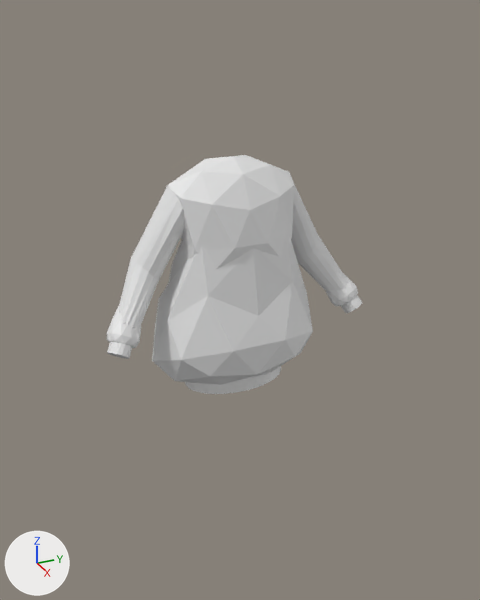
One commit to the Blender file assets/meshes/Player.blend: the scene before it, then after it.
The view is the same before and after, from a 50 mm camera at (3.08, -1.45, 1.85) aimed at (-0.28, 0.06, 0.17). The lights are fixed; the arrows at lower left show +X, +Y and +Z.

In view in the first picture: 'Hoodie'.
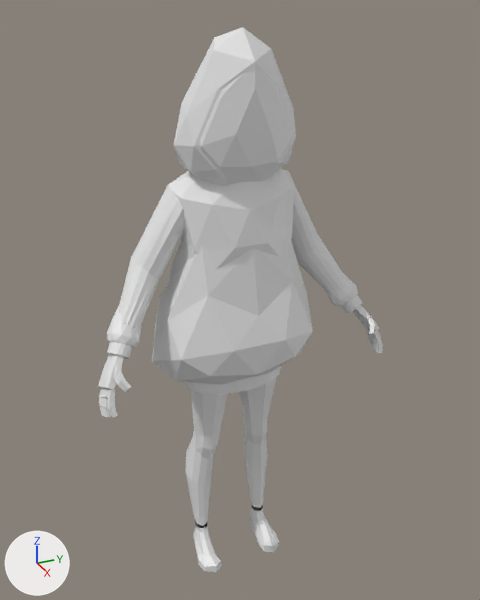
Location of each change, (x1, y1, x2, y2) in pixels of the pictures (480 x 600 px):
'Hoodie', reshaped (53% taller)
    before: (107, 155, 362, 394)
    after: (107, 27, 362, 394)
'Character', shown
    after: (98, 134, 383, 572)
part 1 of me_icosphere_002, added
    after: (173, 27, 296, 186)
part 2 of me_icosphere_002, added
    after: (200, 72, 292, 183)

Edits to the bpy script that builds the scene:
```text
Change me_icosphere_002:
    used by ob_hoodie; location = (-0.126, -0.714, 0.138); rotation_euler = (-0.439, -0.509, 0.0), in degrees (-25, -29, 0); scale = (0.781, 0.781, 0.456)
    remove me_icosphere_002.from_pydata(...)  # 874 vertices, 609 faces, 69 loose edges; spans x -0.65..0.55, y -0.12..1.79, z -0.37..2.55
    add me_icosphere_002.from_pydata(...)  # 1017 vertices, 834 faces, 69 loose edges; spans x -0.65..1.06, y -0.12..1.79, z -0.37..3.51
    me_icosphere_002 part 1: a new loose piece of 101 vertices spanning x 0.13..1.06, y -0.11..0.74, z 1.91..3.51
    me_icosphere_002 part 2: a new loose piece of 42 vertices spanning x 0.22..1.05, y -0.06..0.7, z 1.95..3.37
Change ob_character:
    remove ob_character.hide_set(True)
```
